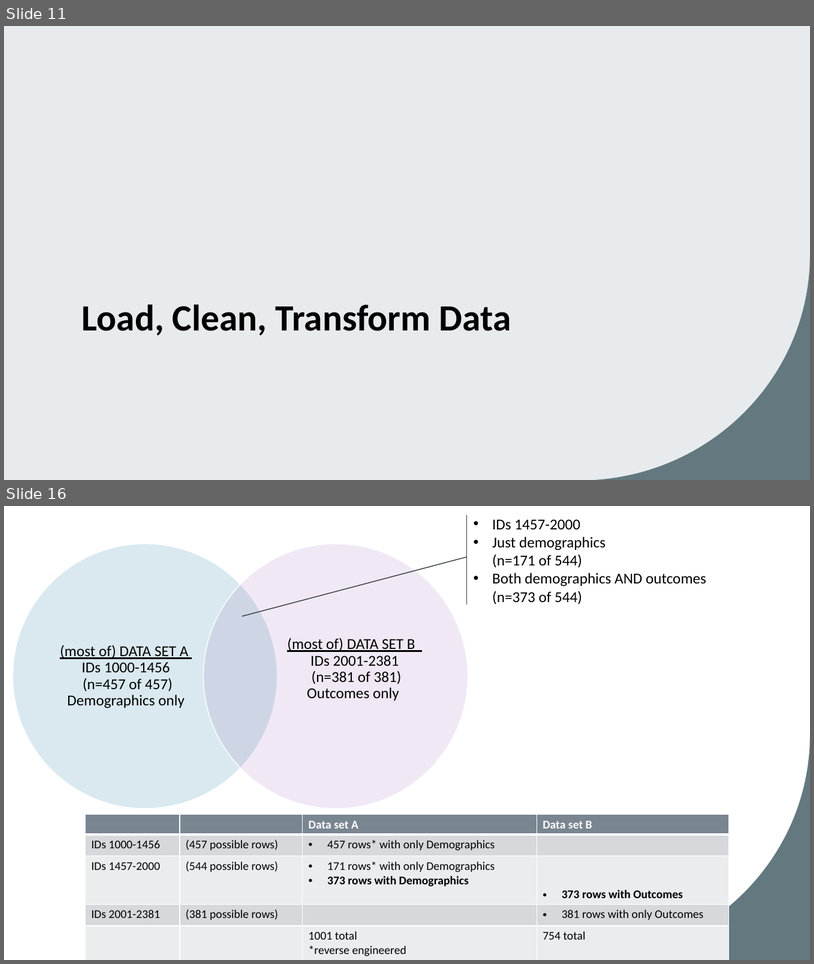
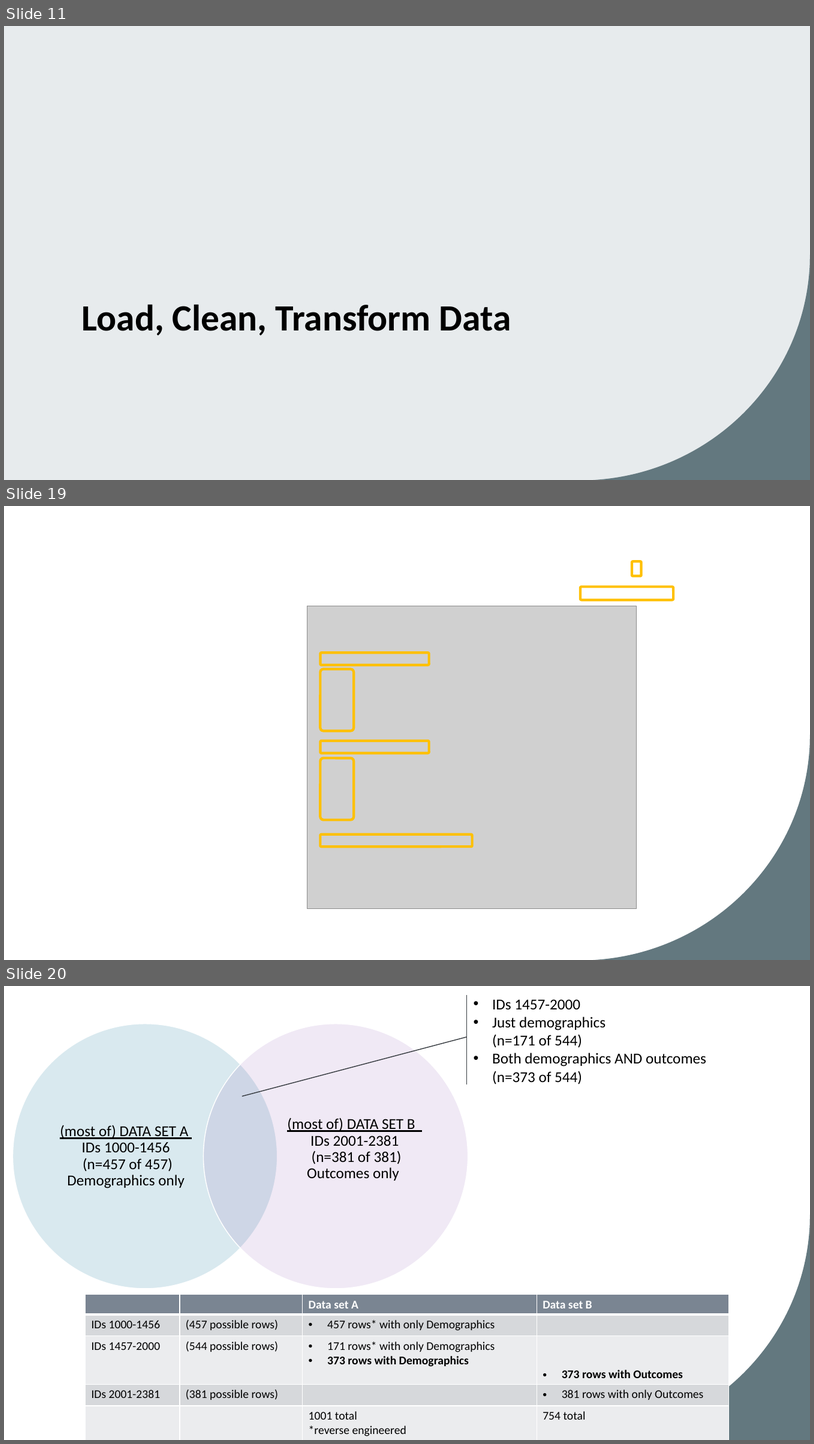
Before and after one commit to josephine-mckelvy/2025-CAH, a slide deck: 2025-06-30 CAH.pptx. Shown one above the other, each under a label of ours: slides 11 and 16 before the commit, slides 11, 19 and 20 after it; the slides between them are not shown. The pictures are 814x964 and 814x1444 pixels, drawn with LibreOffice and Linux fonts; fonts in the diff are those of the drawing; grey boxes stand for pictures; background and template pictures are left out. Boxes give left, top, right and bottom in pixels: in the first picture for what was removed or moved away, otherwise in the second. Text is boxed around its words. In the diff, an @@ line names an element or a change of style, - is before the commit and + after.

```diff
--- a/2025-06-30 CAH.pptx
+++ b/2025-06-30 CAH.pptx
@@ slide 19 added at bbox=[4, 506, 810, 960], background picture (left out); not listed: 1 template element that a slide beside it also shows @@
@@ rounded rectangle added at bbox=[633, 562, 642, 576], outline #FFC000 3 pt @@
@@ rounded rectangle added at bbox=[581, 586, 674, 600], outline #FFC000 3 pt @@
@@ group added at bbox=[307, 606, 637, 909]: 5 rounded rectangles, 1 picture @@
@@ what was slide 16 is now slide 20 @@
```
Also in this commit, not shown: 2 slides changed, 12 other slides added, 6 slides removed, 9 other files.
